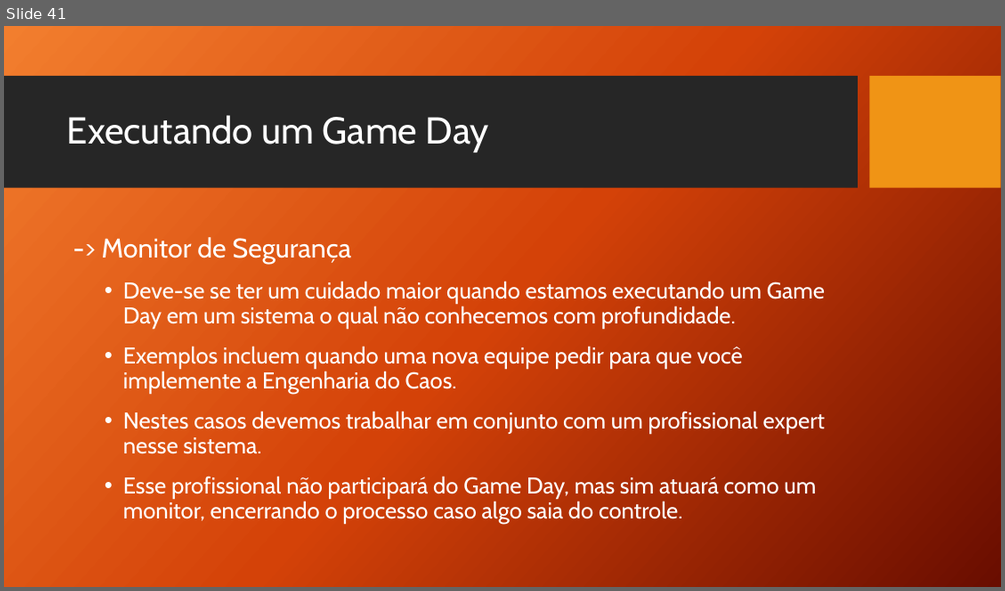
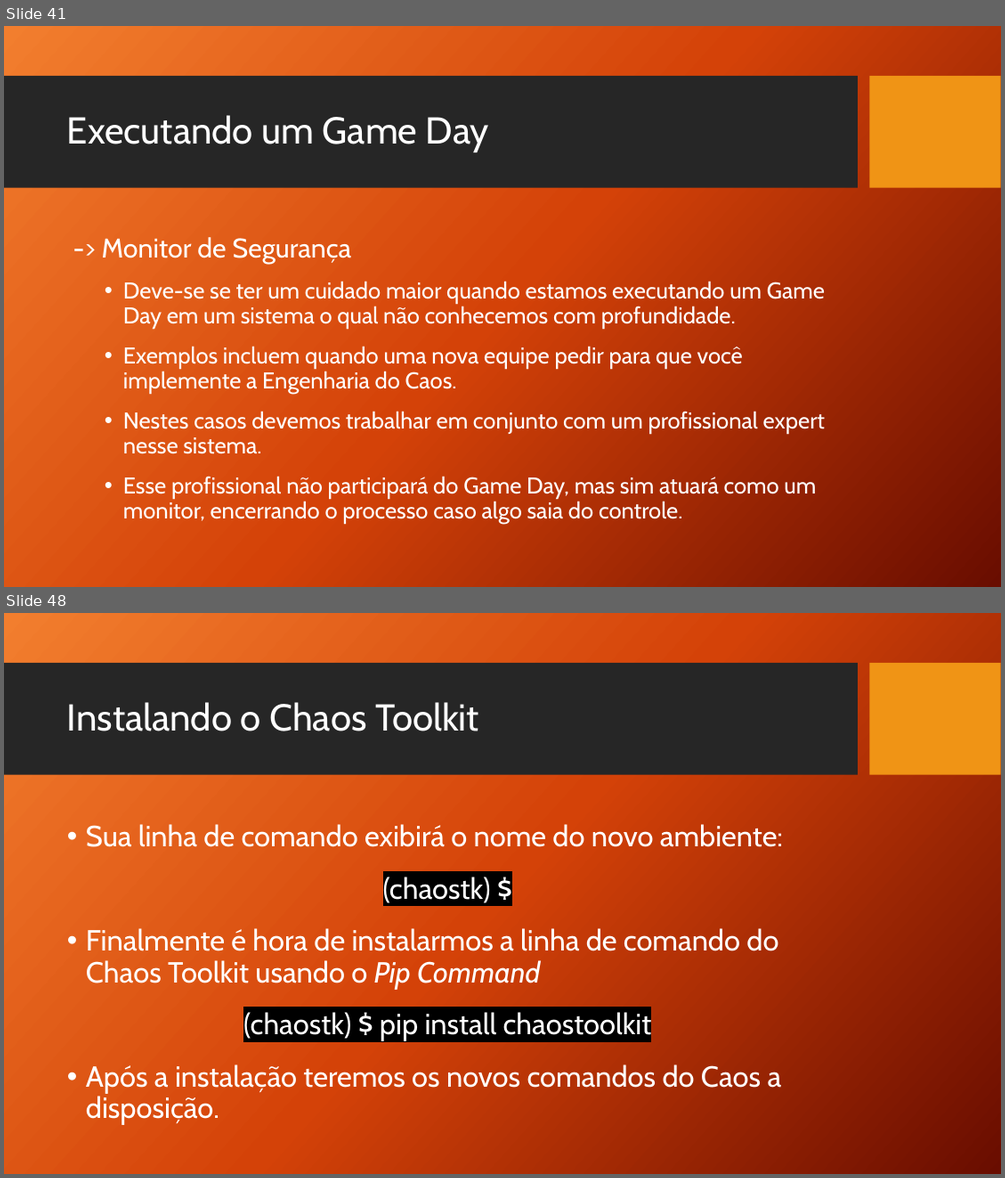
Before and after one commit to TCC-Chaos-Engineering/docs-chaos-engineering, a slide deck: docs/Chaos Engineering - Das Hipoteses aos Testes.pptx. Shown one above the other, each under a label of ours: slide 41 before the commit, slides 41 and 48 after it; the slides between them are not shown. The pictures are 1005x591 and 1005x1178 pixels, drawn with LibreOffice and Linux fonts; fonts in the diff are those of the drawing; background and template pictures are left out. Boxes give left, top, right and bottom in pixels: in the first picture for what was removed or moved away, otherwise in the second. Text is boxed around its words. In the diff, an @@ line names an element or a change of style, - is before the commit and + after.

```diff
--- a/docs/Chaos Engineering - Das Hipoteses aos Testes.pptx
+++ b/docs/Chaos Engineering - Das Hipoteses aos Testes.pptx
@@ slide 48 added at (4,613,1001,1174), background picture (left out); not listed: 2 template elements that a slide beside it also shows @@
@@ title added at (67,702,479,731), 36 pt, text #FFFFFF @@
+Instalando o Chaos Toolkit
@@ text added at (86,824,783,1125), 28 pt, text #FFFFFF @@
+• Sua linha de comando exibirá o nome do novo ambiente:
+(chaostk) $
+• Finalmente é hora de instalarmos a linha de comando do Chaos Toolkit usando o Pip Command
+(chaostk) $ pip install chaostoolkit
+• Após a instalação teremos os novos comandos do Caos a disposição.
```
Also in this commit, not shown: 2 slides changed, 9 other slides added.
